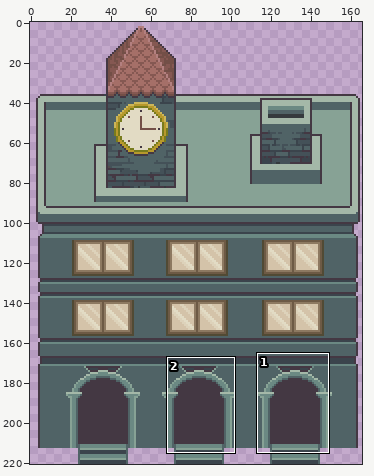
File history of a pixel-art file, assets/02_architecture/02_palud/cityHall.aseprite. The picture above shows the old version from afar; the outline marks the close-up.
Close-up. Before:
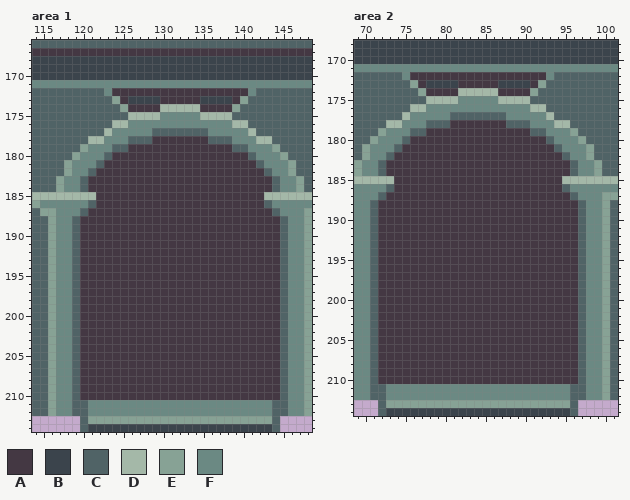
166x221 pixels, 1 frame. Shown: area 1: x 114..148, y 166..214; area 2: x 69..101, y 168..214. The commit also changed other parts of the picture, which this record leaves out.
Palette (. is transparent): A #443843  B #3b444c  C #506366  D #a4b8a8  E #87a295  F #6b8983
Pixels before, area 1, first column x 114:
166 CCCCCCCCCCCCCCCCCCCCCCCCCCCCCCCCCCC
167 AAAAAAAAAAAAAAAAAAAAAAAAAAAAAAAAAAA
168 BBBBBBBBBBBBBBBBBBBBBBBBBBBBBBBBBBB
169 BBBBBBBBBBBBBBBBBBBBBBBBBBBBBBBBBBB
170 BBBBBBBBBBBBBBBBBBBBBBBBBBBBBBBBBBB
171 FFFFFFFFFFFFFFFFFFFFFFFFFFFFFFFFFFF
172 CCCCCCCCCFAAAAAAAAAAAAAAAAAFCCCCCCC
173 CCCCCCCCCCEABBBBAAAAABBBBAECCCCCCCC
174 CCCCCCCCCCCEAAAADDDDDAAAAECCCCCCCCC
175 CCCCCCCCCCCCDDDDFFFFFDDDDCCCCCCCCCC
176 CCCCCCCCCCDDFFFFFFFFFFFFFDDCCCCCCCC
177 CCCCCCCCCDFFFFFCCCCCCCFFFFFDCCCCCCC
178 CCCCCCCDDFFFCCCAAAAAAACCCFFFDDCCCCC
179 CCCCCCEFFFCCAAAAAAAAAAAAACCFFFECCCC
180 CCCCCEFFFCAAAAAAAAAAAAAAAAACFFFECCC
181 CCCCEFFFCAAAAAAAAAAAAAAAAAAACFFFECC
182 CCCCEFFCAAAAAAAAAAAAAAAAAAAAACFFECC
183 CCCEFFCAAAAAAAAAAAAAAAAAAAAAAACFFEC
184 CCCEFFCAAAAAAAAAAAAAAAAAAAAAAACFFEC
185 DDDDDDDDAAAAAAAAAAAAAAAAAAAAADDDDDD
186 EFFFFFFCAAAAAAAAAAAAAAAAAAAAACFFFFF
187 CEEFFFCAAAAAAAAAAAAAAAAAAAAAAACFFFE
188 CCEFFCAAAAAAAAAAAAAAAAAAAAAAAAACFFE
189 CCEFFCAAAAAAAAAAAAAAAAAAAAAAAAACFFE
190 CCEFFCAAAAAAAAAAAAAAAAAAAAAAAAACFFE
191 CCEFFCAAAAAAAAAAAAAAAAAAAAAAAAACFFE
192 CCEFFCAAAAAAAAAAAAAAAAAAAAAAAAACFFE
193 CCEFFCAAAAAAAAAAAAAAAAAAAAAAAAACFFE
194 CCEFFCAAAAAAAAAAAAAAAAAAAAAAAAACFFE
195 CCEFFCAAAAAAAAAAAAAAAAAAAAAAAAACFFE
196 CCEFFCAAAAAAAAAAAAAAAAAAAAAAAAACFFE
197 CCEFFCAAAAAAAAAAAAAAAAAAAAAAAAACFFE
198 CCEFFCAAAAAAAAAAAAAAAAAAAAAAAAACFFE
199 CCEFFCAAAAAAAAAAAAAAAAAAAAAAAAACFFE
200 CCEFFCAAAAAAAAAAAAAAAAAAAAAAAAACFFE
201 CCEFFCAAAAAAAAAAAAAAAAAAAAAAAAACFFE
202 CCEFFCAAAAAAAAAAAAAAAAAAAAAAAAACFFE
203 CCEFFCAAAAAAAAAAAAAAAAAAAAAAAAACFFE
204 CCEFFCAAAAAAAAAAAAAAAAAAAAAAAAACFFE
205 CCEFFCAAAAAAAAAAAAAAAAAAAAAAAAACFFE
206 CCEFFCAAAAAAAAAAAAAAAAAAAAAAAAACFFE
207 CCEFFCAAAAAAAAAAAAAAAAAAAAAAAAACFFE
208 CCEFFCAAAAAAAAAAAAAAAAAAAAAAAAACFFE
209 CCEFFCAAAAAAAAAAAAAAAAAAAAAAAAACFFE
210 CCEFFCAAAAAAAAAAAAAAAAAAAAAAAAACFFE
211 CCEFFCCFFFFFFFFFFFFFFFFFFFFFFFCCFFE
212 CCEFFCCFFFFFFFFFFFFFFFFFFFFFFFCCFFE
213 ......CEEEEEEEEEEEEEEEEEEEEEEEC....
214 ......CBBBBBBBBBBBBBBBBBBBBBBBC....
Pixels before, area 2, first column x 69:
168 BBBBBBBBBBBBBBBBBBBBBBBBBBBBBBBBB
169 BBBBBBBBBBBBBBBBBBBBBBBBBBBBBBBBB
170 BBBBBBBBBBBBBBBBBBBBBBBBBBBBBBBBB
171 FFFFFFFFFFFFFFFFFFFFFFFFFFFFFFFFF
172 CCCCCCFAAAAAAAAAAAAAAAAAFCCCCCCCC
173 CCCCCCCEABBBBAAAAABBBBAECCCCCCCCC
174 CCCCCCCCEAAAADDDDDAAAAECCCCCCCCCC
175 CCCCCCCCCDDDDFFFFFDDDDCCCCCCCCCCC
176 CCCCCCCDDFFFFFFFFFFFFFDDCCCCCCCCC
177 CCCCCCDFFFFFCCCCCCCFFFFFDCCCCCCCC
178 CCCCDDFFFCCCAAAAAAACCCFFFDDCCCCCC
179 CCCEFFFCCAAAAAAAAAAAAACCFFFECCCCC
180 CCEFFFCAAAAAAAAAAAAAAAAACFFFECCCC
181 CEFFFCAAAAAAAAAAAAAAAAAAACFFFECCC
182 CEFFCAAAAAAAAAAAAAAAAAAAAACFFECCC
183 EFFCAAAAAAAAAAAAAAAAAAAAAAACFFECC
184 EFFCAAAAAAAAAAAAAAAAAAAAAAACFFECC
185 DDDDDAAAAAAAAAAAAAAAAAAAAADDDDDDD
186 FFFFCAAAAAAAAAAAAAAAAAAAAACFFFFFF
187 FFFCAAAAAAAAAAAAAAAAAAAAAAACFFFEE
188 FFCAAAAAAAAAAAAAAAAAAAAAAAAACFFEC
189 FFCAAAAAAAAAAAAAAAAAAAAAAAAACFFEC
190 FFCAAAAAAAAAAAAAAAAAAAAAAAAACFFEC
191 FFCAAAAAAAAAAAAAAAAAAAAAAAAACFFEC
192 FFCAAAAAAAAAAAAAAAAAAAAAAAAACFFEC
193 FFCAAAAAAAAAAAAAAAAAAAAAAAAACFFEC
194 FFCAAAAAAAAAAAAAAAAAAAAAAAAACFFEC
195 FFCAAAAAAAAAAAAAAAAAAAAAAAAACFFEC
196 FFCAAAAAAAAAAAAAAAAAAAAAAAAACFFEC
197 FFCAAAAAAAAAAAAAAAAAAAAAAAAACFFEC
198 FFCAAAAAAAAAAAAAAAAAAAAAAAAACFFEC
199 FFCAAAAAAAAAAAAAAAAAAAAAAAAACFFEC
200 FFCAAAAAAAAAAAAAAAAAAAAAAAAACFFEC
201 FFCAAAAAAAAAAAAAAAAAAAAAAAAACFFEC
202 FFCAAAAAAAAAAAAAAAAAAAAAAAAACFFEC
203 FFCAAAAAAAAAAAAAAAAAAAAAAAAACFFEC
204 FFCAAAAAAAAAAAAAAAAAAAAAAAAACFFEC
205 FFCAAAAAAAAAAAAAAAAAAAAAAAAACFFEC
206 FFCAAAAAAAAAAAAAAAAAAAAAAAAACFFEC
207 FFCAAAAAAAAAAAAAAAAAAAAAAAAACFFEC
208 FFCAAAAAAAAAAAAAAAAAAAAAAAAACFFEC
209 FFCAAAAAAAAAAAAAAAAAAAAAAAAACFFEC
210 FFCAAAAAAAAAAAAAAAAAAAAAAAAACFFEC
211 FFCCFFFFFFFFFFFFFFFFFFFFFFFCCFFEC
212 FFCCFFFFFFFFFFFFFFFFFFFFFFFCCFFEC
213 ...CEEEEEEEEEEEEEEEEEEEEEEEC.....
214 ...CBBBBBBBBBBBBBBBBBBBBBBBC.....
The same view after the edit:
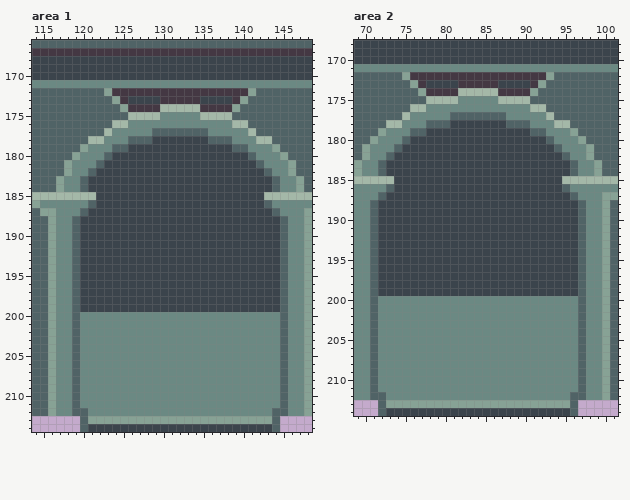
What changed:
Changed rows in their new state; - is an unchanged pixel.
Area 1, layer "Layer 1":
first column x 123:
172 E-----------------E
first column x 120:
178 ---------BBBBBBB---------
179 ------BBBBBBBBBBBBB------
180 ----BBBBBBBBBBBBBBBBB----
181 ---BBBBBBBBBBBBBBBBBBB---
182 --BBBBBBBBBBBBBBBBBBBBB--
183 -BBBBBBBBBBBBBBBBBBBBBBB-
184 -BBBBBBBBBBBBBBBBBBBBBBB-
185 --BBBBBBBBBBBBBBBBBBBBB--
186 --BBBBBBBBBBBBBBBBBBBBB--
187 -BBBBBBBBBBBBBBBBBBBBBBB-
188 BBBBBBBBBBBBBBBBBBBBBBBBB
189 BBBBBBBBBBBBBBBBBBBBBBBBB
190 BBBBBBBBBBBBBBBBBBBBBBBBB
191 BBBBBBBBBBBBBBBBBBBBBBBBB
192 BBBBBBBBBBBBBBBBBBBBBBBBB
193 BBBBBBBBBBBBBBBBBBBBBBBBB
194 BBBBBBBBBBBBBBBBBBBBBBBBB
195 BBBBBBBBBBBBBBBBBBBBBBBBB
196 BBBBBBBBBBBBBBBBBBBBBBBBB
197 BBBBBBBBBBBBBBBBBBBBBBBBB
198 BBBBBBBBBBBBBBBBBBBBBBBBB
199 BBBBBBBBBBBBBBBBBBBBBBBBB
200 FFFFFFFFFFFFFFFFFFFFFFFFF
201 FFFFFFFFFFFFFFFFFFFFFFFFF
202 FFFFFFFFFFFFFFFFFFFFFFFFF
203 FFFFFFFFFFFFFFFFFFFFFFFFF
204 FFFFFFFFFFFFFFFFFFFFFFFFF
205 FFFFFFFFFFFFFFFFFFFFFFFFF
206 FFFFFFFFFFFFFFFFFFFFFFFFF
207 FFFFFFFFFFFFFFFFFFFFFFFFF
208 FFFFFFFFFFFFFFFFFFFFFFFFF
209 FFFFFFFFFFFFFFFFFFFFFFFFF
210 FFFFFFFFFFFFFFFFFFFFFFFFF
211 F-----------------------F
Area 2, layer "Layer 1":
first column x 75:
172 E-----------------E
first column x 72:
178 ---------BBBBBBB---------
179 ------BBBBBBBBBBBBB------
180 ----BBBBBBBBBBBBBBBBB----
181 ---BBBBBBBBBBBBBBBBBBB---
182 --BBBBBBBBBBBBBBBBBBBBB--
183 -BBBBBBBBBBBBBBBBBBBBBBB-
184 -BBBBBBBBBBBBBBBBBBBBBBB-
185 --BBBBBBBBBBBBBBBBBBBBB--
186 --BBBBBBBBBBBBBBBBBBBBB--
187 -BBBBBBBBBBBBBBBBBBBBBBB-
188 BBBBBBBBBBBBBBBBBBBBBBBBB
189 BBBBBBBBBBBBBBBBBBBBBBBBB
190 BBBBBBBBBBBBBBBBBBBBBBBBB
191 BBBBBBBBBBBBBBBBBBBBBBBBB
192 BBBBBBBBBBBBBBBBBBBBBBBBB
193 BBBBBBBBBBBBBBBBBBBBBBBBB
194 BBBBBBBBBBBBBBBBBBBBBBBBB
195 BBBBBBBBBBBBBBBBBBBBBBBBB
196 BBBBBBBBBBBBBBBBBBBBBBBBB
197 BBBBBBBBBBBBBBBBBBBBBBBBB
198 BBBBBBBBBBBBBBBBBBBBBBBBB
199 BBBBBBBBBBBBBBBBBBBBBBBBB
200 FFFFFFFFFFFFFFFFFFFFFFFFF
201 FFFFFFFFFFFFFFFFFFFFFFFFF
202 FFFFFFFFFFFFFFFFFFFFFFFFF
203 FFFFFFFFFFFFFFFFFFFFFFFFF
204 FFFFFFFFFFFFFFFFFFFFFFFFF
205 FFFFFFFFFFFFFFFFFFFFFFFFF
206 FFFFFFFFFFFFFFFFFFFFFFFFF
207 FFFFFFFFFFFFFFFFFFFFFFFFF
208 FFFFFFFFFFFFFFFFFFFFFFFFF
209 FFFFFFFFFFFFFFFFFFFFFFFFF
210 FFFFFFFFFFFFFFFFFFFFFFFFF
211 F-----------------------F
